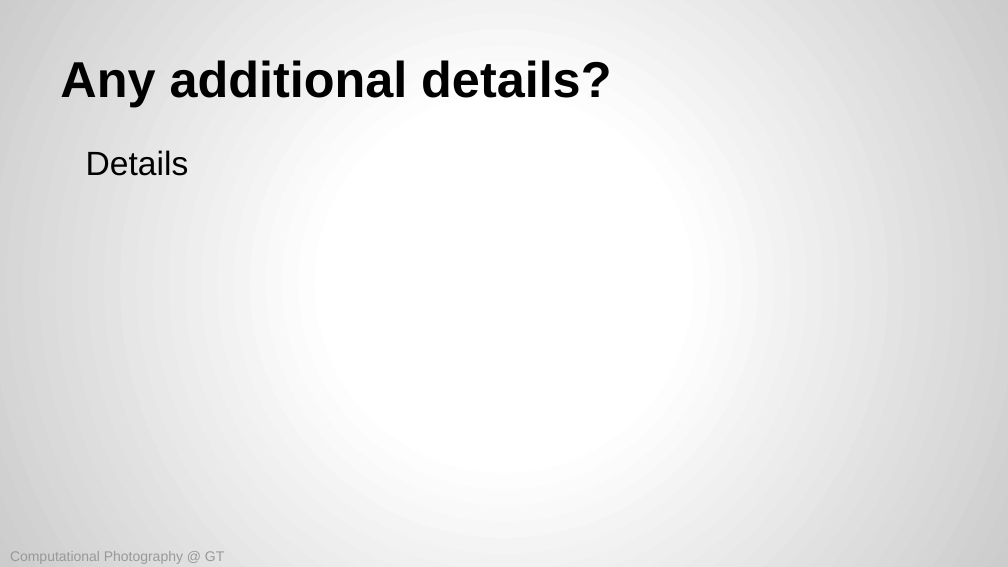
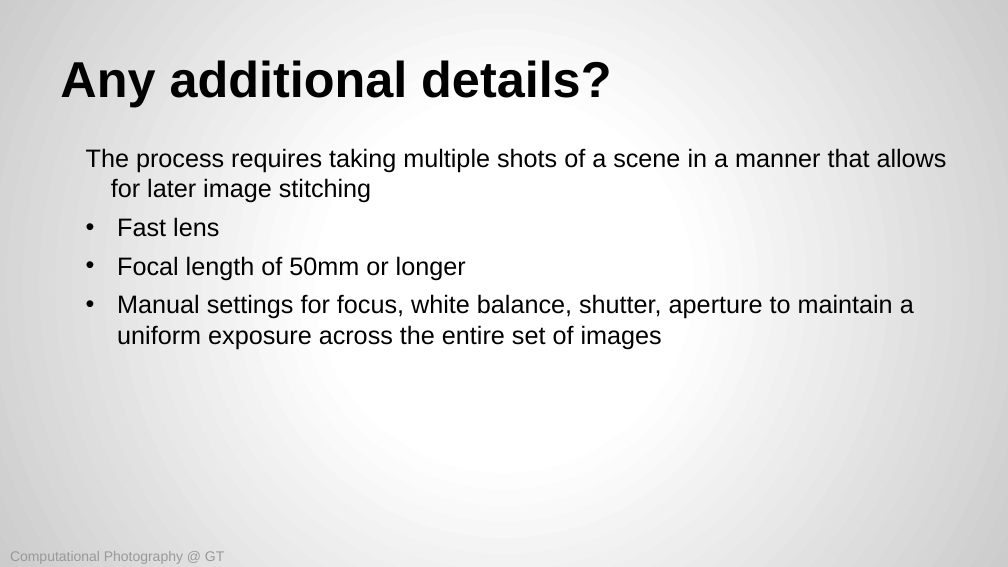
Before and after one commit to reachkrishnaraj/computational-photography, a slide deck: slide 9 of project/Nguyen_Hieu_FinalProject.pptx. Drawn at 1008x567 pixels with LibreOffice and Linux fonts; fonts in the diff are those of the drawing. Boxes give left, top, right and bottom in pixels: in the first picture for what was removed or moved away, otherwise in the second. Text is boxed around its words. In the diff, an @@ line names an element or a change of style, - is before the commit and + after.

Commit message:
Added slide details.

```diff
--- a/project/Nguyen_Hieu_FinalProject.pptx
+++ b/project/Nguyen_Hieu_FinalProject.pptx
@@ text at (86,148,947,349): text changed; size 24 to 18 pt @@
-Details
+The process requires taking multiple shots of a scene in a manner that allows for later image stitching
+• Fast lens
+• Focal length of 50mm or longer
+• Manual settings for focus, white balance, shutter, aperture to maintain a uniform exposure across the entire set of images
```
Also in this commit, not shown: 2 other slides changed.
